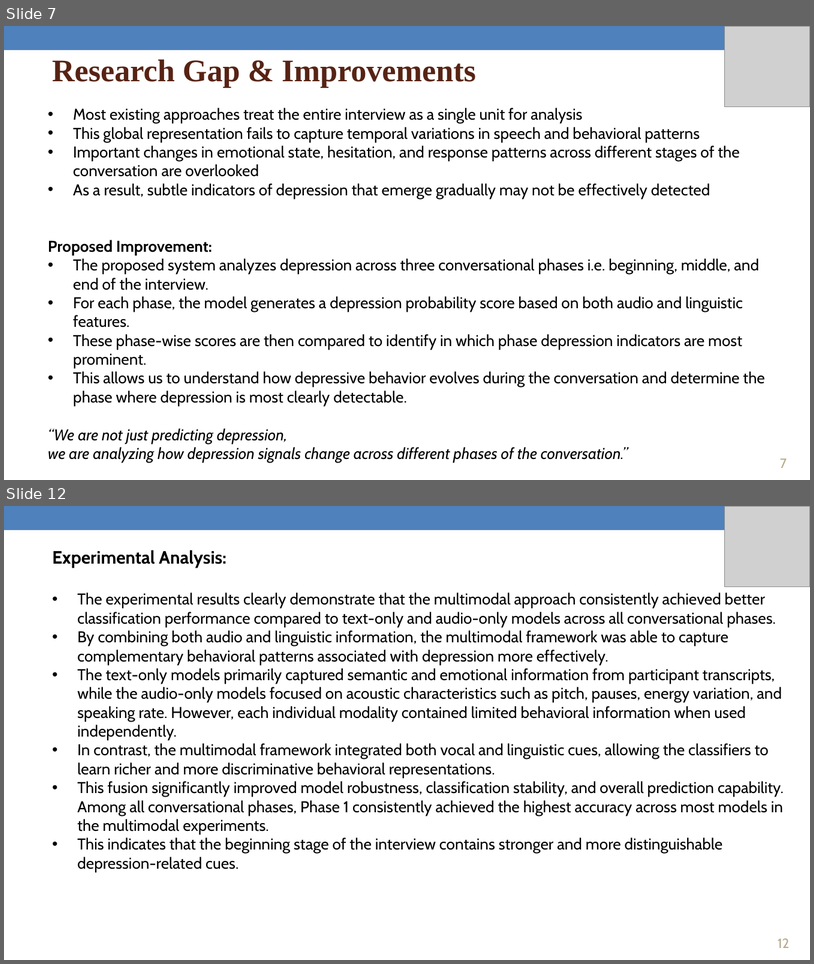
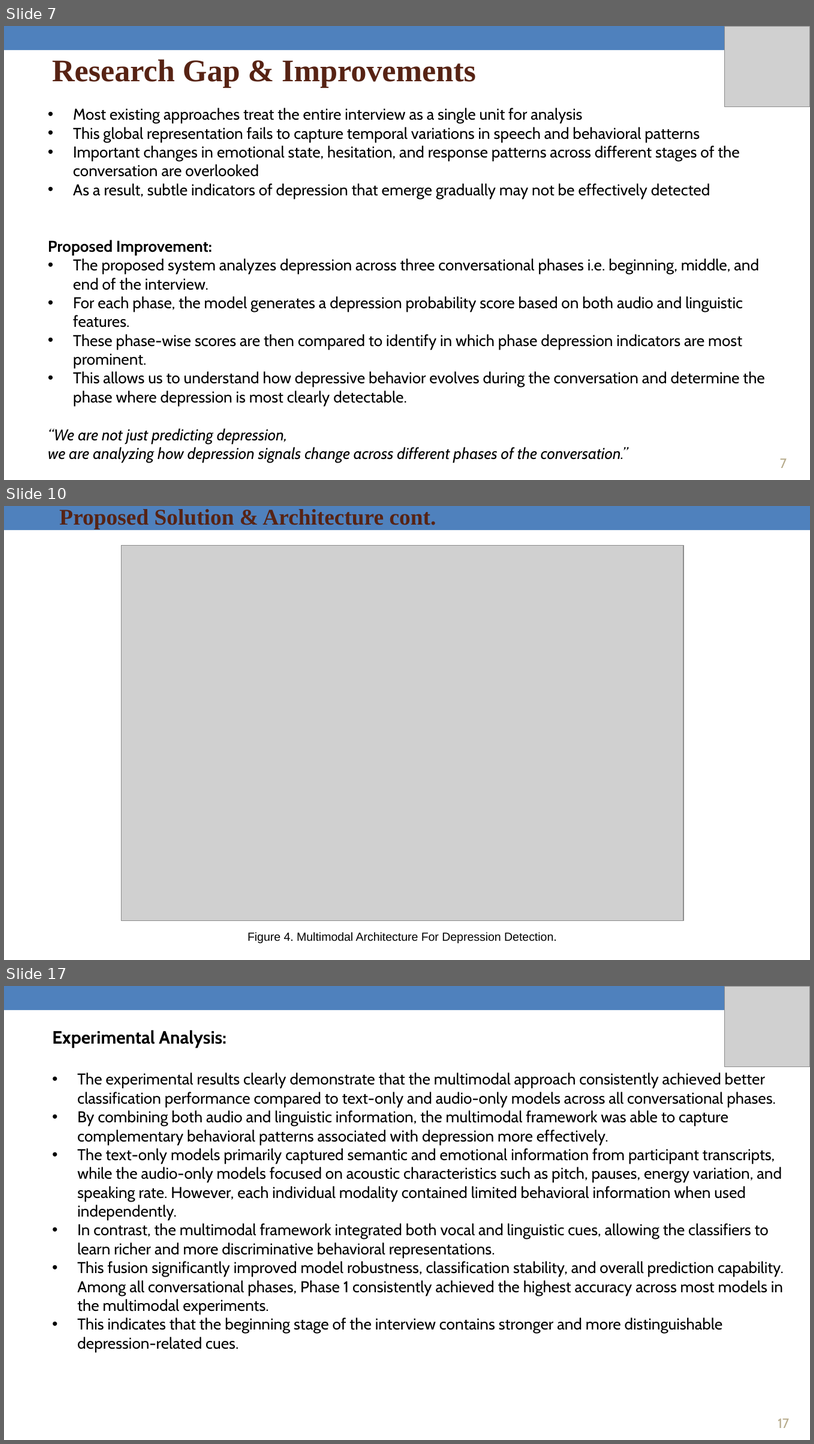
Before and after one commit to AuRa123456/mental-health-fyrp, a slide deck: FRP Documents/FYRP End-term Presentation PPT.pptx. Shown one above the other, each under a label of ours: slides 7 and 12 before the commit, slides 7, 10 and 17 after it; the slides between them are not shown. The pictures are 814x964 and 814x1444 pixels, drawn with LibreOffice and Linux fonts; fonts in the diff are those of the drawing; grey boxes stand for pictures. Boxes give left, top, right and bottom in pixels: in the first picture for what was removed or moved away, otherwise in the second. Text is boxed around its words. In the diff, an @@ line names an element or a change of style, - is before the commit and + after.

```diff
--- a/FRP Documents/FYRP End-term Presentation PPT.pptx
+++ b/FRP Documents/FYRP End-term Presentation PPT.pptx
@@ slide 10 added at (4, 506, 810, 960), background #FFFFFF; not listed: 1 template element that a slide beside it also shows @@
@@ text added at (59, 509, 437, 529), 20 pt, text #572314, bold @@
+Proposed Solution & Architecture cont.
@@ picture added at (122, 546, 684, 921) @@
@@ text added at (248, 931, 557, 943), 10.5 pt, text #000000 @@
+Figure 4. Multimodal Architecture For Depression Detection.
@@ what was slide 12 is now slide 17 @@
@@ page number at (778, 1418, 789, 1428): text changed @@
-12
+17
```
Also in this commit, not shown: 6 slides changed, 4 other slides added.
